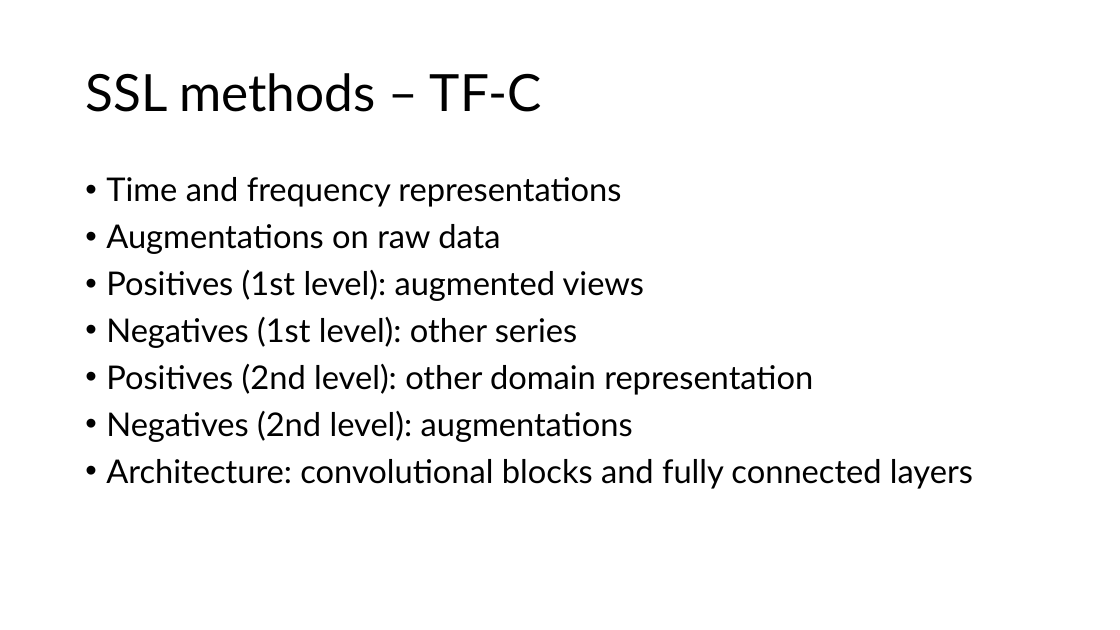
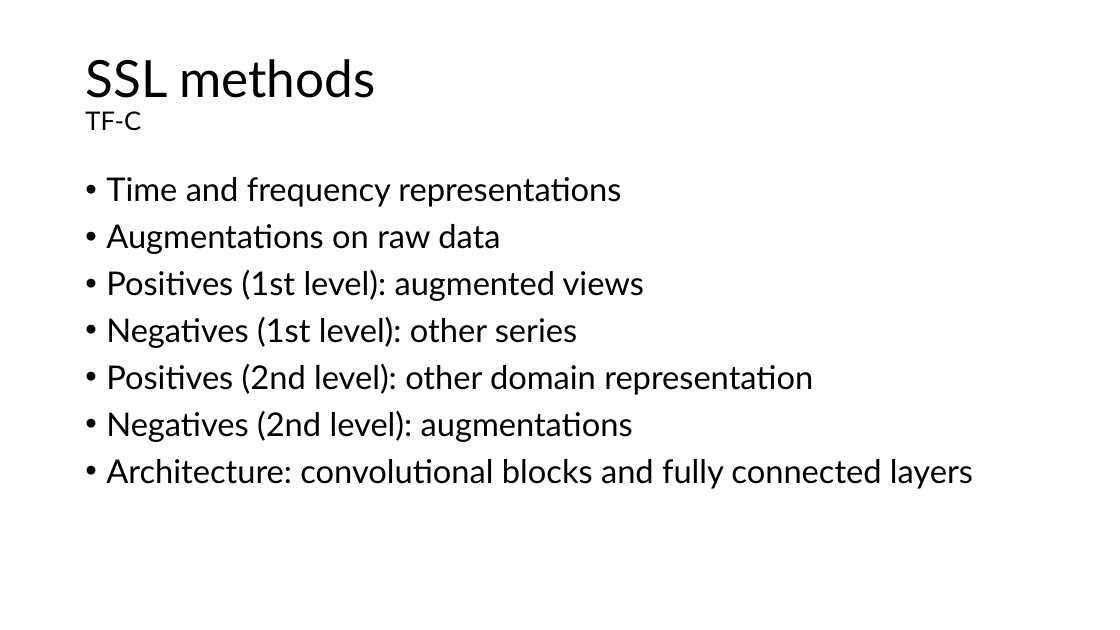
Before and after one commit to FVardi/PhD-Courses, a slide deck: slide 5 of Deep learning for time-series/Assignment 4/Presentation.pptx (slide 4 before the commit). Drawn at 1120x630 pixels with LibreOffice and Linux fonts; fonts in the diff are those of the drawing. Boxes give left, top, right and bottom in pixels: in the first picture for what was removed or moved away, otherwise in the second. Text is boxed around its words. In the diff, an @@ line names an element or a change of style, - is before the commit and + after.

```diff
--- a/Deep learning for time-series/Assignment 4/Presentation.pptx
+++ b/Deep learning for time-series/Assignment 4/Presentation.pptx
@@ title at (x1=85, y1=59, x2=375, y2=131): text changed @@
-SSL methods – TF-C
+SSL methods
+TF-C
```
Also in this commit, not shown: 11 other slides changed, 2 slides added, 2 slides removed, 17 other files.
